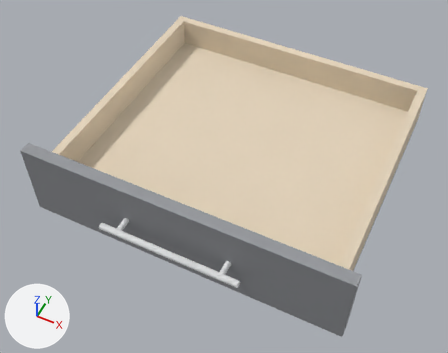
An edit to the glTF model 2026-161-C209-Te-kjokken/sim/skuff_K4_3.glb, drawn before and after from the same camera.
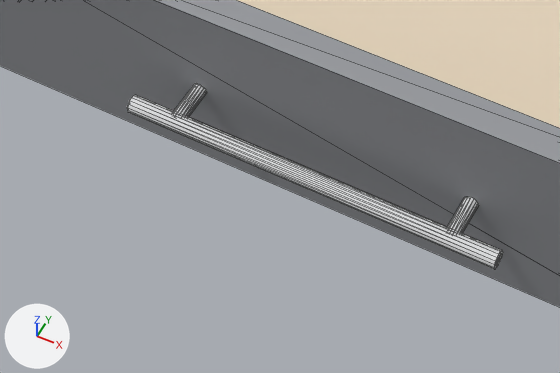
There are two pictures of each version: one whole from a camera (50 mm lens) standing at (2855.0, -504.0, 1595.0) and looking at (2508.0, 191.0, 727.0), one close up on the part from 11% to 58% of the width and 53% to 93% of the height. The lights are fixed; the arrows at lower left show +X, +Y and +Z. The first two pictures are the older version. The close-ups show mesh edges as thin lines.

Script lines for the objects in view, before the commit:
```python
me_mesh_0 = bpy.data.meshes.new('Mesh_0')
me_mesh_0.from_pydata(...)  # 152 vertices, 276 faces; spans x 2217.0..2813.0, y -35.0..514.0, z 688.0..838.0
# faces by material slot: [204, 60, 12]
me_mesh_0.materials.append(mat_kjop_stal)  # white #e5e6e7
me_mesh_0.materials.append(mat_skuff16)  # beige #e5d4bc
me_mesh_0.materials.append(mat_eik22_ncs)  # grey #95979b
ob_mesh_0 = bpy.data.objects.new('Mesh_0', me_mesh_0)
ob_mesh_0.location = (0.0, 0.0, 0.0)
```
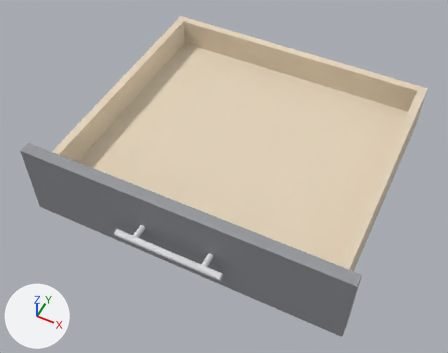
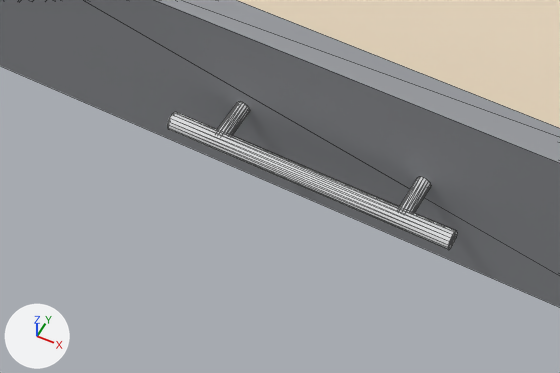
Boxes (x1, y1, x2, y2) around the edits, measured in the close-ups (560 x 373 px; the box of a moved part takes in the faces that stretch with it):
part 1 of me_mesh_0, moved or reshaped: before (447, 197, 479, 233); after (399, 177, 431, 213)
part 2 of me_mesh_0, moved or reshaped: before (127, 95, 503, 269); after (167, 112, 457, 250)
part 3 of me_mesh_0, moved or reshaped: before (174, 83, 207, 117); after (217, 101, 250, 135)

The change, as a list of edits to the scene's bpy script:
```text
Change me_mesh_0:
    where me_mesh_0.from_pydata(...)  # 152 vertices, 276 faces; spans x 2217.0..2813.0, y -35.0..514.0, z 688.0..838.0
    used by ob_mesh_0; location = (0.0, 0.0, 0.0)
    me_mesh_0 part 1: the loose piece of 32 vertices spanning x 2606.0..2616.0, y -29.0..0.0, z 758.0..768.0 is moved by (-32.0, 0.0, 0.0)
    me_mesh_0 part 2: the loose piece of 32 vertices spanning x 2387.0..2643.0, y -35.0..-23.0, z 757.0..769.0 is scaled about its middle by (0.766, 1, 1)
    me_mesh_0 part 3: the loose piece of 32 vertices spanning x 2414.0..2424.0, y -29.0..0.0, z 758.0..768.0 is moved by (32.0, 0.0, 0.0)
```
